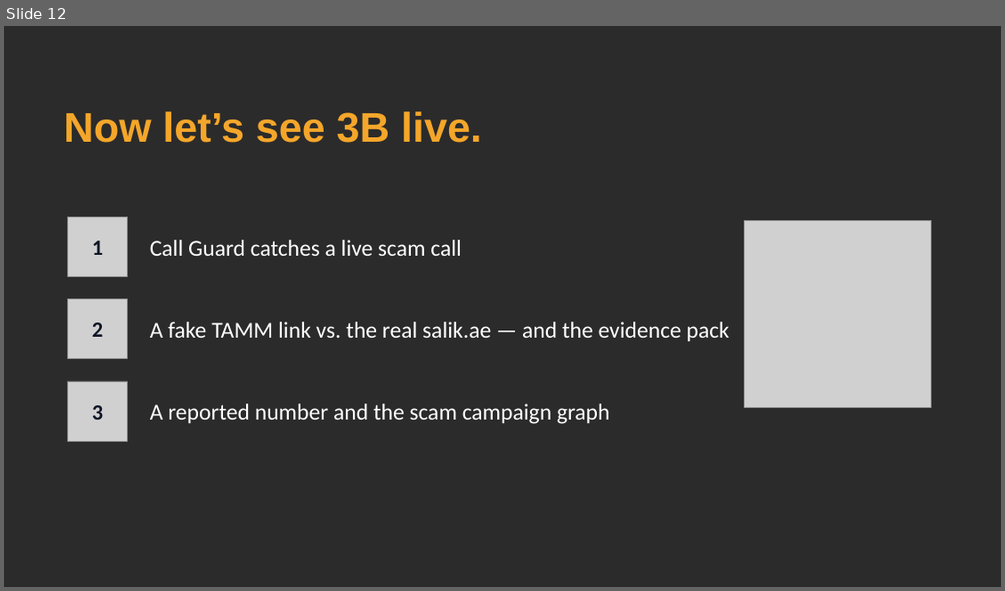
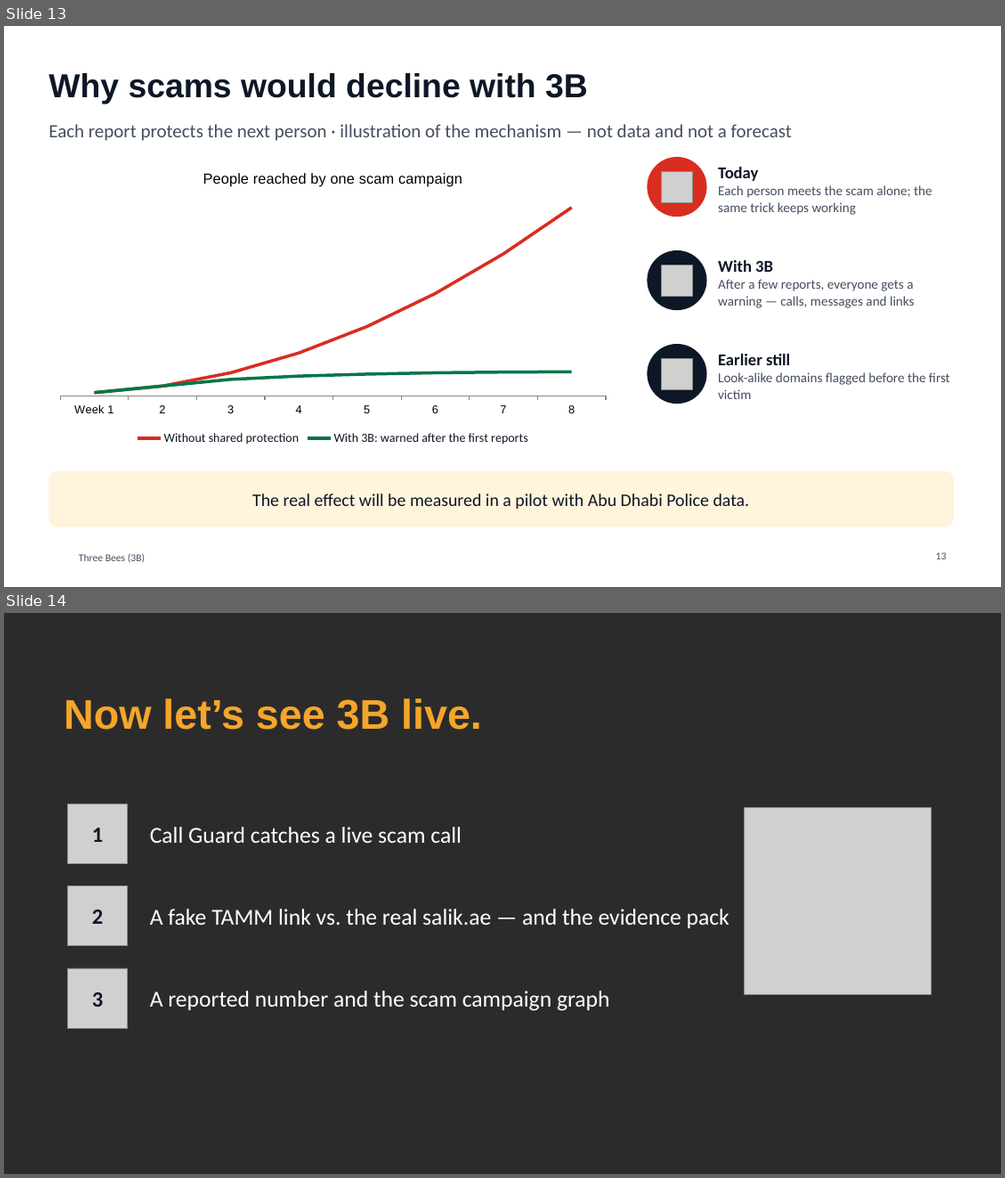
Before and after one commit to Mezx-1/three-bees, a slide deck: docs/presentation/ThreeBees_pitch.pptx. Shown one above the other, each under a label of ours: slide 12 before the commit, slides 13 and 14 after it. The pictures are 1005x591 and 1005x1178 pixels, drawn with LibreOffice and Linux fonts; fonts in the diff are those of the drawing; grey boxes stand for pictures; background and template pictures are left out; a plain dark background stands for a picture behind light text. Boxes give left, top, right and bottom in pixels: in the first picture for what was removed or moved away, otherwise in the second. Text is boxed around its words. In the diff, an @@ line names an element or a change of style, - is before the commit and + after.

```diff
--- a/docs/presentation/ThreeBees_pitch.pptx
+++ b/docs/presentation/ThreeBees_pitch.pptx
@@ slide 13 added at [4,26,1001,587], background #FFFFFF @@
@@ title added at [48,73,588,103], 32 pt, text #0E1726, bold @@
+Why scams would decline with 3B
@@ text added at [48,124,792,141], 18 pt, text #444E5F @@
+Each report protects the next person · illustration of the mechanism — not data and not a forecast
@@ line chart added at [48,157,617,449] @@
+title "People reached by one scam campaign"
+categories: Week 1, 2, 3, 4, 5, 6, 7, 8
+Without shared protection: 2, 5, 12, 23, 37, 54, 75, 100
+With 3B: warned after the first reports: 2, 5, 9, 11, 12, 12, 13, 13
@@ ellipse added at [647,157,707,216], fill #D92D20 @@
@@ picture added at [662,171,693,202] @@
@@ text added at [718,167,932,215], 13 pt, text #444E5F @@
+Today
+Each person meets the scam alone; the same trick keeps working
@@ ellipse added at [647,250,707,310], fill #0E1726 @@
@@ picture added at [662,265,693,296] @@
@@ text added at [718,260,914,308], 13 pt, text #444E5F @@
+With 3B
+After a few reports, everyone gets a warning — calls, messages and links
@@ ellipse added at [647,344,707,403], fill #0E1726 @@
@@ picture added at [662,358,693,389] @@
@@ text added at [718,354,950,399], 13 pt, text #444E5F @@
+Earlier still
+Look-alike domains flagged before the first victim
@@ rounded rectangle added at [48,471,954,527], fill #FFF4DC @@
@@ text added at [252,493,750,509], 17 pt, text #0E1726 @@
+The real effect will be measured in a pilot with Abu Dhabi Police data.
@@ text added at [79,553,145,563], 10 pt, text #444E5F @@
+Three Bees (3B)
@@ page number added at [936,552,947,559], 10 pt, text #444E5F @@
+13
@@ what was slide 12 is now slide 14 @@
```
Also in this commit, not shown: 8 slides changed, 5 other slides added, 4 slides removed.
